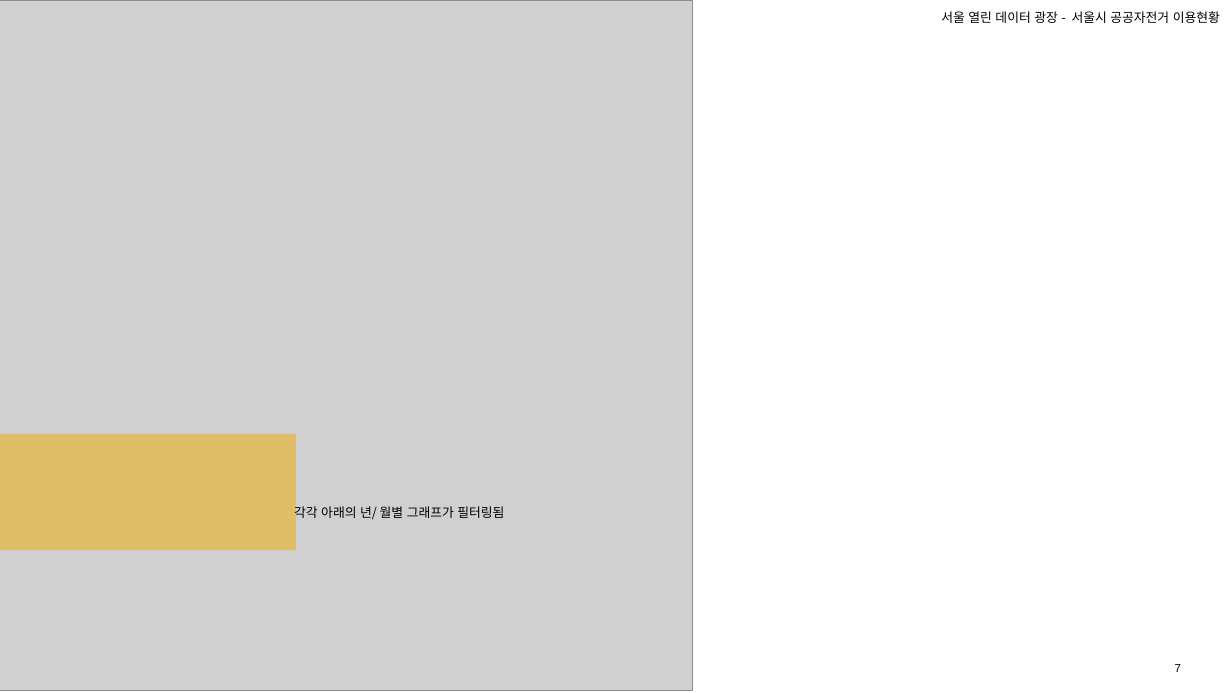
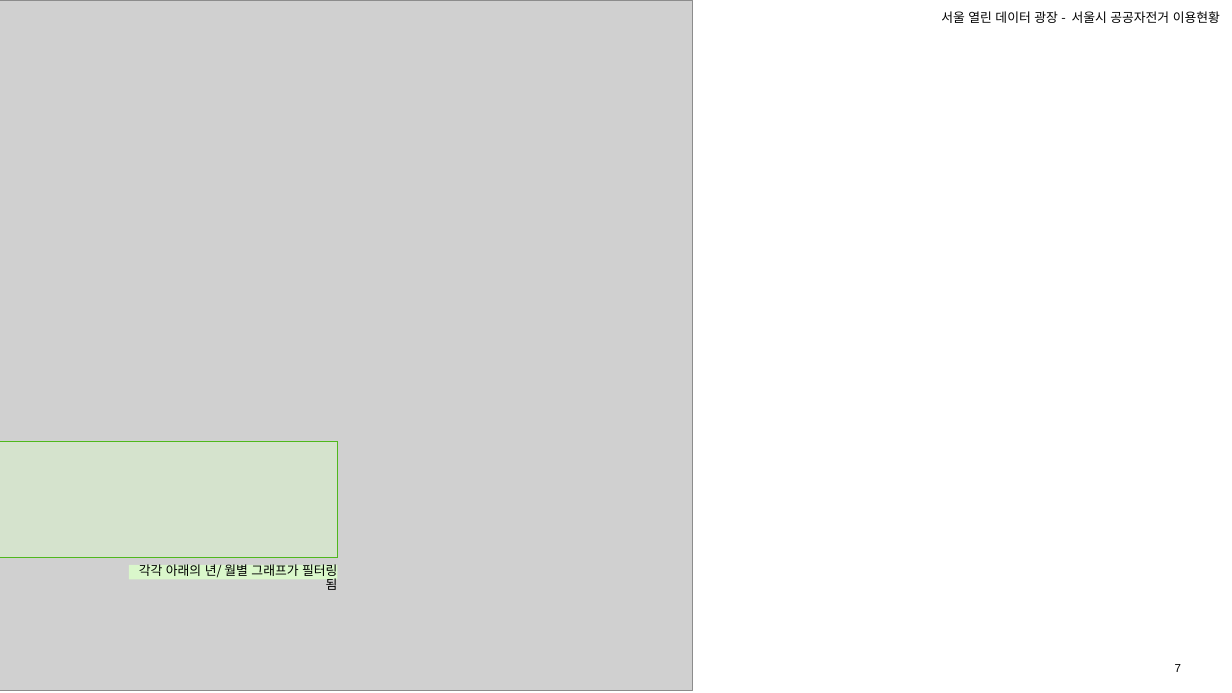
Before and after one commit to YEAJIN-KIM/tableau, a slide deck: slide 7 of 시각화과정_1조_김예진.pptx. Drawn at 1232x693 pixels with LibreOffice and Linux fonts; fonts in the diff are those of the drawing; grey boxes stand for pictures. Boxes give left, top, right and bottom in pixels: in the first picture for what was removed or moved away, otherwise in the second. Text is boxed around its words. In the diff, an @@ line names an element or a change of style, - is before the commit and + after.

```diff
--- a/시각화과정_1조_김예진.pptx
+++ b/시각화과정_1조_김예진.pptx
@@ rectangle: place and size @@
-rectangle at box(0, 433, 296, 550)
+rectangle at box(0, 441, 337, 557)
@@ rectangle at box(0, 441, 337, 557): fill #F0AB00 at 50% opacity to #DAF7CB at 50% opacity; outline none to #4FB81C 0.75 pt @@
@@ rectangle "각각 아래의 년/ 월별 그래프가 ...": place and size @@
-rectangle "각각 아래의 년/ 월별 그래프가 ..." at box(294, 504, 504, 522)
+rectangle "각각 아래의 년/ 월별 그래프가 ..." at box(128, 564, 337, 579)
@@ rectangle "각각 아래의 년/ 월별 그래프가 ..." at box(128, 564, 337, 579): fill none to #DAF7CB @@
@@ text in rectangle at box(139, 564, 338, 590): spaces changed @@
-각각 아래의 년/ 월별 그래프가 필터링됨
+각각 아래의 년/ 월별 그래프가 필터링 됨
```
Also in this commit, not shown: 5 other slides changed.
